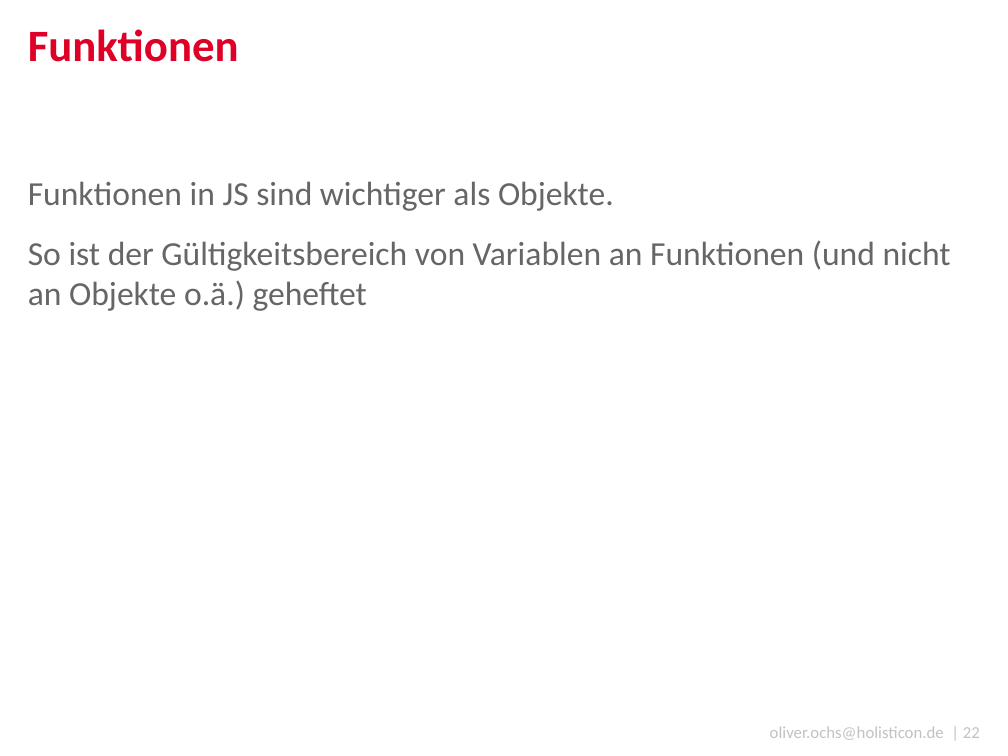
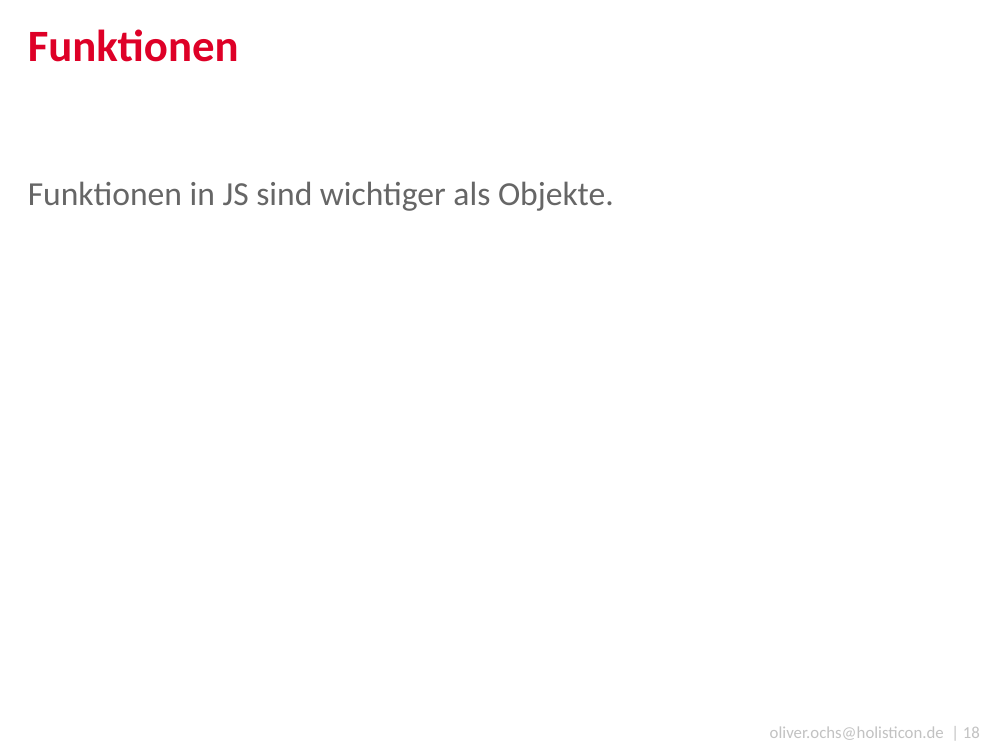
Before and after one commit to DJCordhose/serious-javascript, a slide deck: slide 18 of coding-sessions/code_talks.pptx (slide 22 before the commit). Drawn at 1008x756 pixels with LibreOffice and Linux fonts; fonts in the diff are those of the drawing; background and template pictures are left out. Boxes give left, top, right and bottom in pixels: in the first picture for what was removed or moved away, otherwise in the second. Text is boxed around its words. In the diff, an @@ line names an element or a change of style, - is before the commit and + after.

```diff
--- a/coding-sessions/code_talks.pptx
+++ b/coding-sessions/code_talks.pptx
@@ text at [28,240,951,311]: paragraph removed @@
-So ist der Gültigkeitsbereich von Variablen an Funktionen (und nicht an Objekte o.ä.) geheftet
@@ text at [770,726,980,740]: text changed @@
-oliver.ochs@holisticon.de | 22
+oliver.ochs@holisticon.de | 18
```
Also in this commit, not shown: 2 other slides changed, 3 slides added, 9 slides removed.
